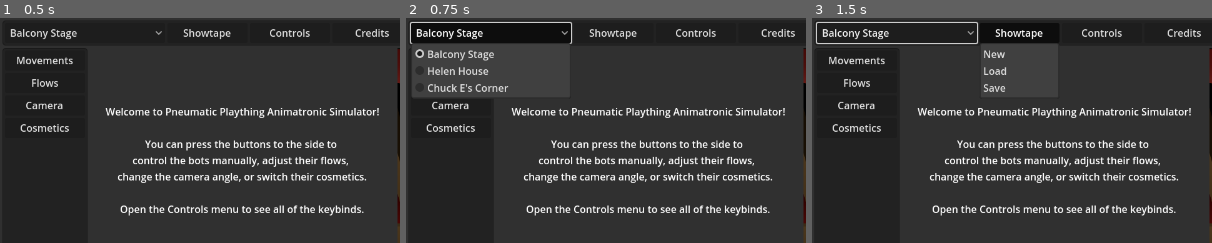
Above: before the commit, frames 1-3 (left to right).
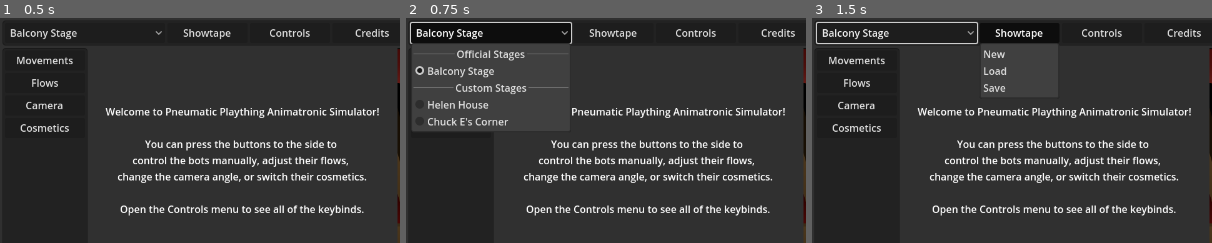
Above: after the commit, the same moments.

Repository: pizzaperp95/PneumaticPlaything
Game: Godot game, scene res://Scenes/GUI/EditorScreen.tscn
Same seed, same stepped clock (60 frames per second), same inputs: the game is played once before the commit and once after it.
Inputs:
- Up to frame 1 (0.5 s): no input
- Up to frame 2 (0.75 s): click "Balcony Stage" at 0.5 s
- Up to frame 3 (1.5 s): click "Showtape" at 1.25 s
The pictures show only the part of the screen within x 0-50%, y 0-50%; the shares and areas given below are measured in that part.

Frame 1 is identical in both runs. In frame 2, 4.6% of the frame differs, in the area x 1-41%, y 13-51%; in frame 3, nothing differs.

Commit message:
update some ui things

Diff:
--- a/Scenes/GUI/EditorScreen.tscn
+++ b/Scenes/GUI/EditorScreen.tscn
@@ -198,14 +198,20 @@
 offset_top = 4.0
 offset_right = 260.0
 offset_bottom = 36.0
-selected = 0
-item_count = 3
-popup/item_0/text = "Balcony Stage"
-popup/item_0/id = 0
-popup/item_1/text = "Helen House"
-popup/item_1/id = 1
-popup/item_2/text = "Chuck E's Corner"
-popup/item_2/id = 2
+selected = 1
+item_count = 5
+popup/item_0/text = "Official Stages"
+popup/item_0/id = 4
+popup/item_0/separator = true
+popup/item_1/text = "Balcony Stage"
+popup/item_1/id = 0
+popup/item_2/text = "Custom Stages"
+popup/item_2/id = 3
+popup/item_2/separator = true
+popup/item_3/text = "Helen House"
+popup/item_3/id = 1
+popup/item_4/text = "Chuck E's Corner"
+popup/item_4/id = 2
 
 [node name="MenuButton" type="MenuButton" parent="MenuBar"]
 layout_mode = 0
@@ -958,16 +964,6 @@
 offset_bottom = 145.0
 tooltip_text = "Browse for a file."
 text = "Browse"
-
-[node name="ShowWaitMessage" type="Label" parent="ShowtapeLoadScreen/DialogPanel"]
-layout_mode = 0
-offset_left = 8.0
-offset_top = 148.0
-offset_right = 374.0
-offset_bottom = 197.0
-text = "If shows are taking a long time to load,
-consider compressing the audio to MP3 or OGG"
-vertical_alignment = 1
 
 [node name="CancelButton" type="Button" parent="ShowtapeLoadScreen/DialogPanel"]
 layout_mode = 0
--- a/Scripts/EditorScreen.gd
+++ b/Scripts/EditorScreen.gd
@@ -677,7 +677,7 @@
 		$IncorrectShowtapeDialog.show()
 		return
 	if (header[3] != stages_info[current_stage]["ust_type"]):
-		$IncorrectShowtapeDialog.dialog_text = "This showtape is not compatible with the currently selected stage.\nShowtape stage type: " + header[3]
+		$IncorrectShowtapeDialog.dialog_text = "This showtape is not compatible with the currently selected stage.\nShowtape stage type: %s\n Current stage type: %s" % [ header[3], stages_info[current_stage]["ust_type"] ]
 		$IncorrectShowtapeDialog.show()
 		return
 	show_name = header[2]
